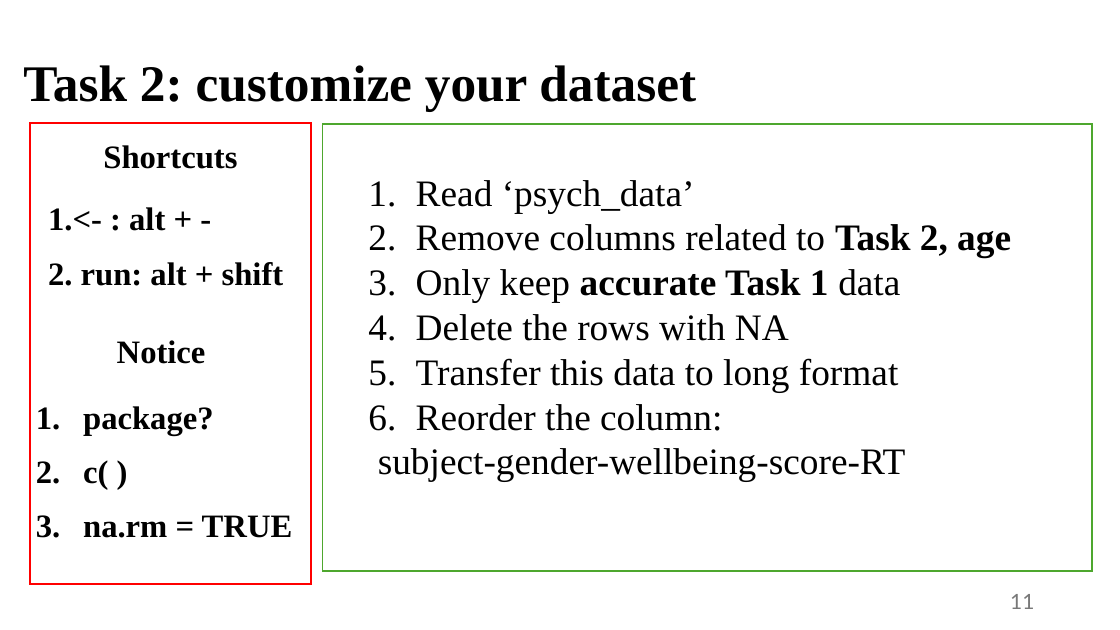
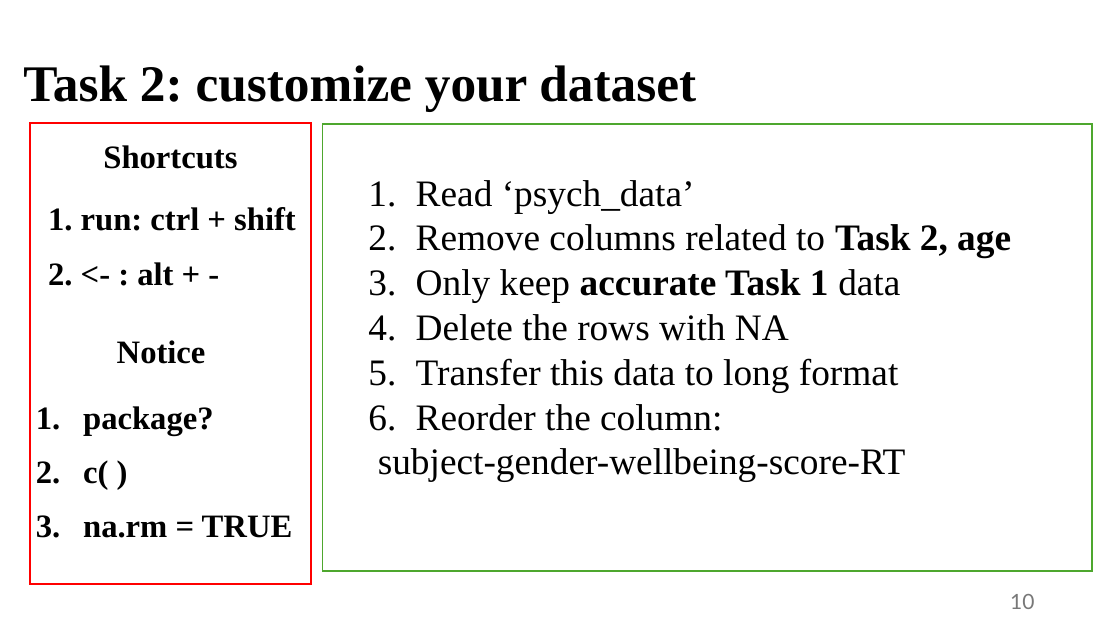
Before and after one commit to yunxiao-li-psych/R-workshop-at-UoW, a slide deck: slide 10 of Basic Operation of R/Part 1/250613_R studio instruction.pptx (slide 11 before the commit). Drawn at 1120x630 pixels with LibreOffice and Linux fonts; fonts in the diff are those of the drawing; background and template pictures are left out. Boxes give left, top, right and bottom in pixels: in the first picture for what was removed or moved away, otherwise in the second. Text is boxed around its words. In the diff, an @@ line names an element or a change of style, - is before the commit and + after.

```diff
--- a/Basic Operation of R/Part 1/250613_R studio instruction.pptx
+++ b/Basic Operation of R/Part 1/250613_R studio instruction.pptx
@@ text at (x1=48, y1=207, x2=296, y2=286): text changed @@
-1. <- : alt + -
-2. run: alt + shift
+1. run: ctrl + shift
+2. <- : alt + -
@@ page number at (x1=1010, y1=594, x2=1034, y2=609): text changed @@
-11
+10
```
Also in this commit, not shown: 9 other slides changed, 1 slide added, 2 slides removed.
